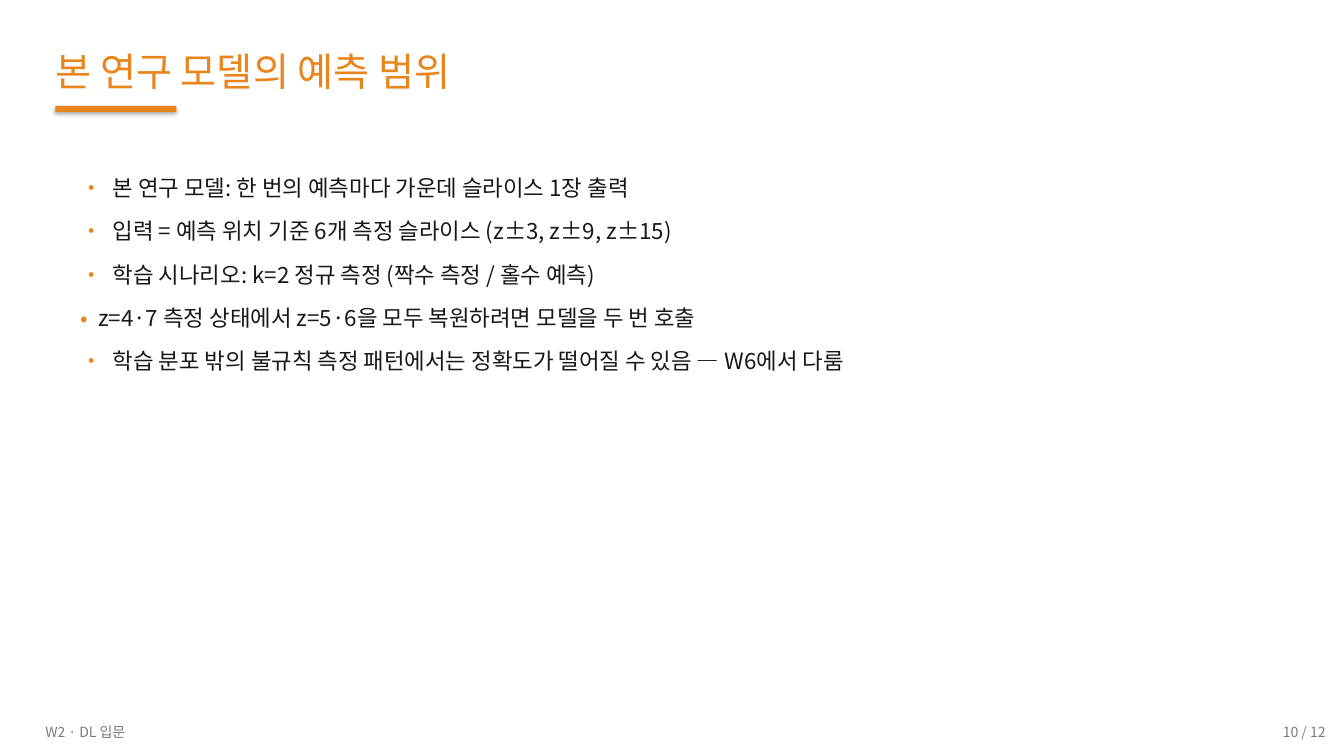
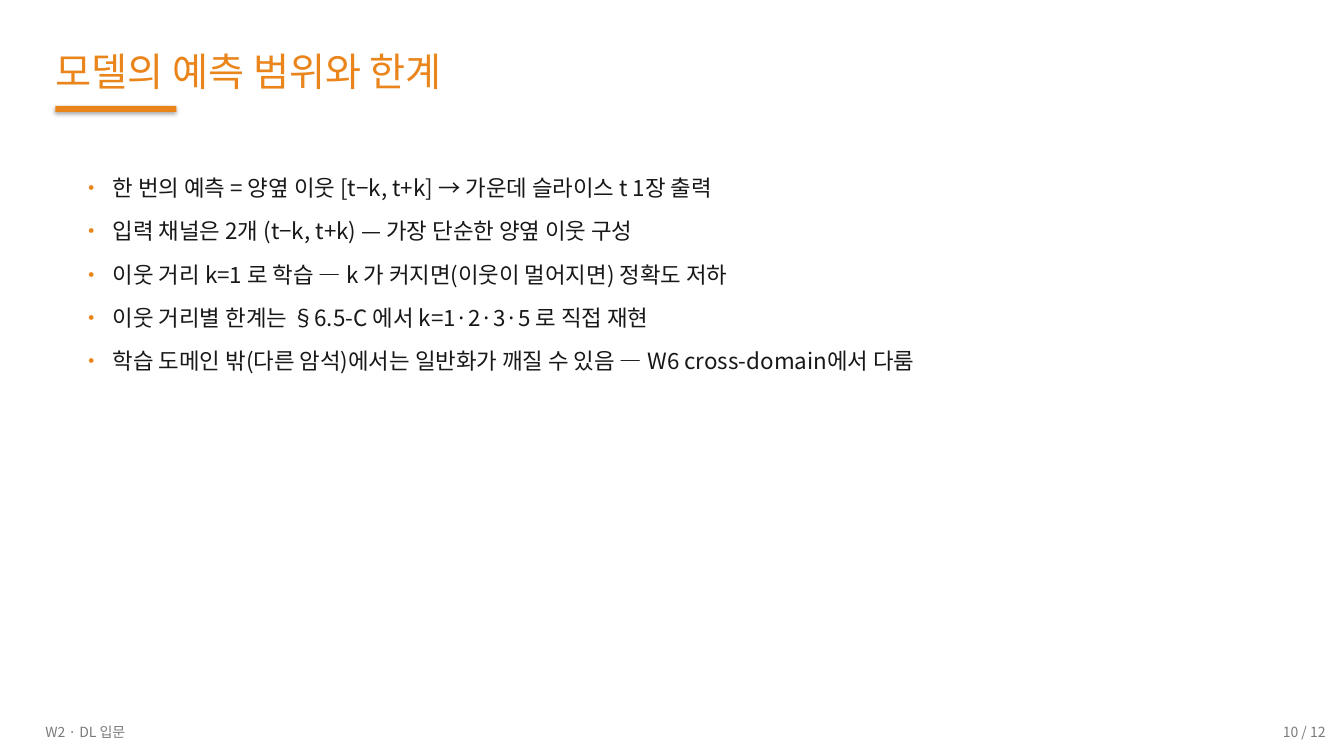
Before and after one commit to 01willy/Digital_rock_DL_Education, a slide deck: slide 10 of web/downloads/shared/w2/W2.pptx. Drawn at 1344x756 pixels with LibreOffice and Linux fonts; fonts in the diff are those of the drawing. Boxes give left, top, right and bottom in pixels: in the first picture for what was removed or moved away, otherwise in the second. Text is boxed around its words. In the diff, an @@ line names an element or a change of style, - is before the commit and + after.

```diff
--- a/web/downloads/shared/w2/W2.pptx
+++ b/web/downloads/shared/w2/W2.pptx
@@ text at (x1=55, y1=53, x2=442, y2=89): text changed @@
-본 연구 모델의 예측 범위
+모델의 예측 범위와 한계
@@ text at (x1=113, y1=177, x2=914, y2=374): text changed @@
-• 본 연구 모델: 한 번의 예측마다 가운데 슬라이스 1장 출력
-• 입력 = 예측 위치 기준 6개 측정 슬라이스 (z±3, z±9, z±15)
-• 학습 시나리오: k=2 정규 측정 (짝수 측정 / 홀수 예측)
-• z=4·7 측정 상태에서 z=5·6을 모두 복원하려면 모델을 두 번 호출
-• 학습 분포 밖의 불규칙 측정 패턴에서는 정확도가 떨어질 수 있음 — W6에서 다룸
+• 한 번의 예측 = 양옆 이웃 [t−k, t+k] → 가운데 슬라이스 t 1장 출력
+• 입력 채널은 2개 (t−k, t+k) — 가장 단순한 양옆 이웃 구성
+• 이웃 거리 k=1 로 학습 — k 가 커지면(이웃이 멀어지면) 정확도 저하
+• 이웃 거리별 한계는 §6.5-C 에서 k=1·2·3·5 로 직접 재현
+• 학습 도메인 밖(다른 암석)에서는 일반화가 깨질 수 있음 — W6 cross-domain에서 다룸
```
Also in this commit, not shown: 3 other slides changed, 30 other files.
